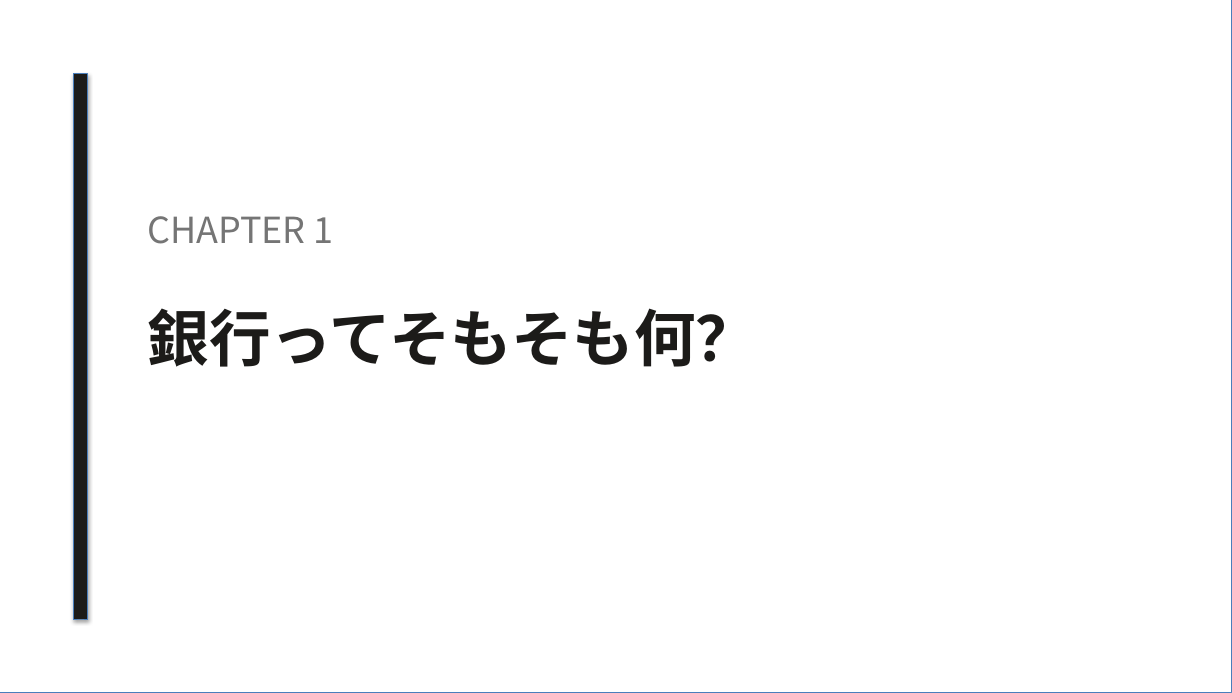
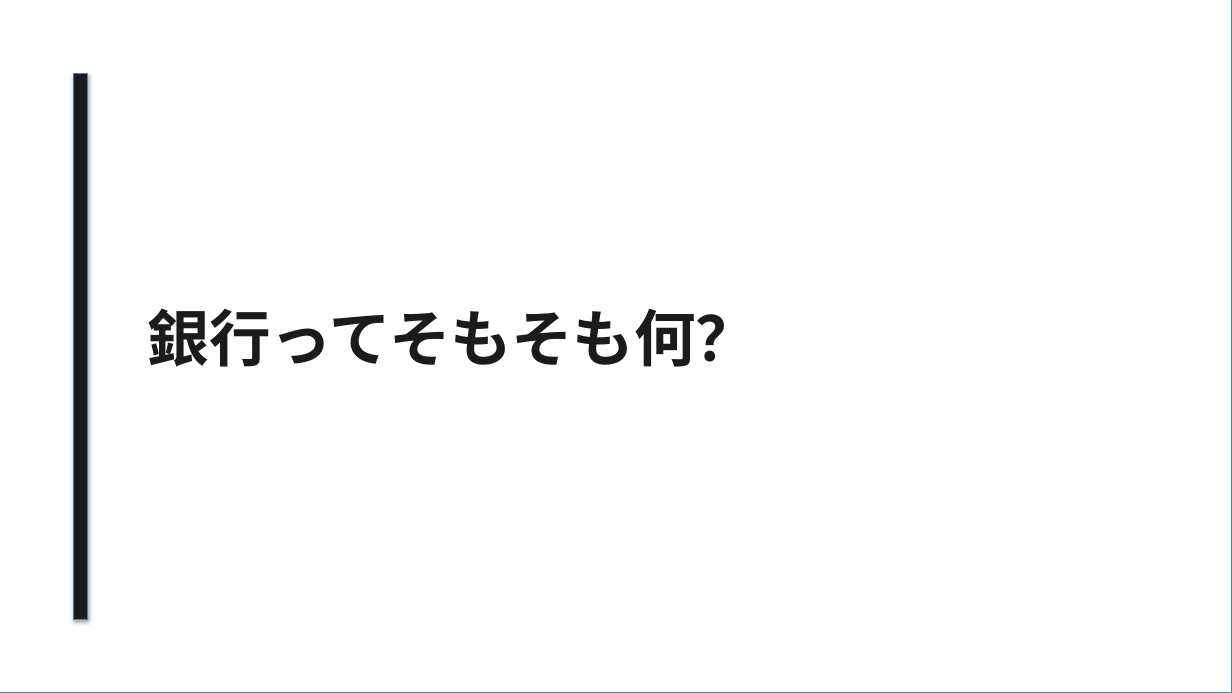
Before and after one commit to xilicrysta/bank-pptx, a slide deck: slide 3 of bank-normal/bank_normal_presentation.pptx. Drawn at 1232x693 pixels with LibreOffice and Linux fonts; fonts in the diff are those of the drawing. Boxes give left, top, right and bottom in pixels: in the first picture for what was removed or moved away, otherwise in the second. Text is boxed around its words. In the diff, an @@ line names an element or a change of style, - is before the commit and + after.

Commit message:
Fix CHAPTER numbering mismatch to align with Agenda (n)

```diff
--- a/bank-normal/bank_normal_presentation.pptx
+++ b/bank-normal/bank_normal_presentation.pptx
@@ text removed at (148,216,334,244) @@
-CHAPTER 1
```
Also in this commit, not shown: 6 other slides changed, 1 other file.
